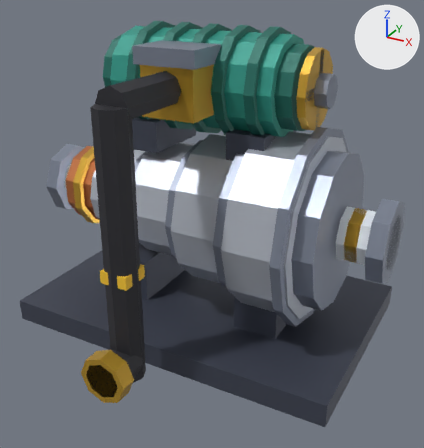
The Blender file assets/managed-models/engine-room/steam-turbine/steam-turbine.blend: old version first, new version second.
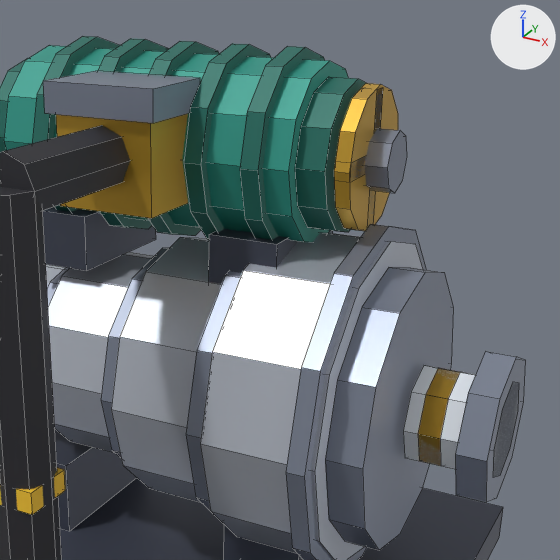
Each version appears first whole from a 50 mm camera at (0.731, -1.316, 0.943) aimed at (0.063, -0.102, 0.336), and next in a close-up on the part from 25% to 100% of the width and 0% to 71% of the height. Arrows for +X, +Y and +Z are at upper right; the lights stay in place. The first two pictures are the older version. The close-ups show mesh edges as thin lines.

The scene before the commit, as lines of its bpy script (objects in view):
```python
me_spin_x = bpy.data.meshes.new('spin-x')
me_spin_x.from_pydata(...)  # a 12-sided cylinder along x spanning x 0.27..0.29, y -0.095..0.095, z -0.095..0.095; an 8-sided cylinder along x spanning x 0.27..0.32, y -0.04..0.04, z -0.04..0.04; a box spanning x 0.27..0.29, y -0.012..0.012, z -0.09..0.09; a box spanning x 0.27..0.29, y -0.09..0.09, z -0.012..0.012
me_spin_x.materials.append(mat_m_spin_x)
me_steam_turbine = bpy.data.meshes.new('steam-turbine')
me_steam_turbine.from_pydata(...)  # 656 vertices, 400 faces; spans x -0.5..0.5, y -0.5..0.3, z 0.0..0.815
me_steam_turbine.materials.append(mat_m_steam_turbine)
ob_spin_x = bpy.data.objects.new('spin-x', me_spin_x)
ob_spin_x.parent = ob_steam_turbine
ob_spin_x.location = (0.0, 0.0, 0.68)
ob_steam_turbine = bpy.data.objects.new('steam-turbine', me_steam_turbine)
ob_steam_turbine.location = (0.0, 0.0, 0.0)
```
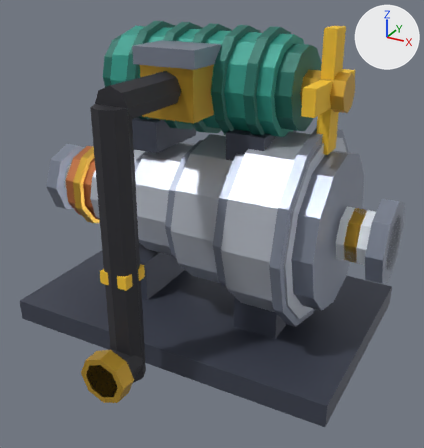
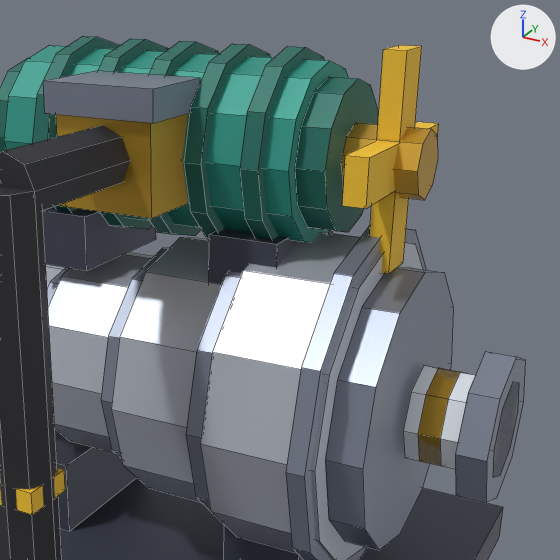
Commit message: fix(engine-room): make the rotors of the turbines visible

Changed parts and their boxes (x1, y1, x2, y2) in the close-ups (560 x 560 px):
'spin-x', reshaped (32% wider, 54% taller)
    before: (334, 83, 407, 231)
    after: (341, 45, 438, 274)
part 1 of me_spin_x, added (brown)
    after: (341, 123, 438, 200)
part 2 of me_spin_x, added (yellow)
    after: (370, 45, 422, 274)
part 3 of me_spin_x, added (yellow)
    after: (342, 122, 438, 208)
part 4 of me_spin_x, deleted (brown)
    before: (334, 83, 398, 231)
part 5 of me_spin_x, deleted
    before: (365, 129, 407, 193)
part 6 of me_spin_x, deleted
    before: (368, 88, 383, 225)
part 7 of me_spin_x, deleted
    before: (350, 156, 366, 182)

What changed in the scene script:
```text
Change me_spin_x:
    used by ob_spin_x; parent = ob_steam_turbine; location = (0.0, 0.0, 0.68)
    remove me_spin_x.from_pydata(...)  # 56 vertices, 36 faces; spans x 0.27..0.32, y -0.095..0.095, z -0.095..0.095
    add me_spin_x.from_pydata(...)  # 32 vertices, 22 faces; spans x 0.26..0.36, y -0.14..0.14, z -0.14..0.14
    me_spin_x part 1: a new loose piece, an 8-sided cylinder along x spanning x 0.26..0.36, y -0.045..0.045, z -0.045..0.045, in mat_m_spin_x
    me_spin_x part 2: a new loose piece, a box spanning x 0.3..0.33, y -0.03..0.03, z -0.14..0.14, in mat_m_spin_x
    me_spin_x part 3: a new loose piece, a box spanning x 0.3..0.33, y -0.14..0.14, z -0.03..0.03, in mat_m_spin_x
    me_spin_x part 4: the loose piece of 24 vertices spanning x 0.27..0.29, y -0.095..0.095, z -0.095..0.095 is deleted
    me_spin_x part 5: the loose piece of 16 vertices spanning x 0.27..0.32, y -0.04..0.04, z -0.04..0.04 is deleted
    me_spin_x part 6: the loose piece of 8 vertices spanning x 0.27..0.29, y -0.012..0.012, z -0.09..0.09 is deleted
    me_spin_x part 7: the loose piece of 8 vertices spanning x 0.27..0.29, y -0.09..0.09, z -0.012..0.012 is deleted
```
